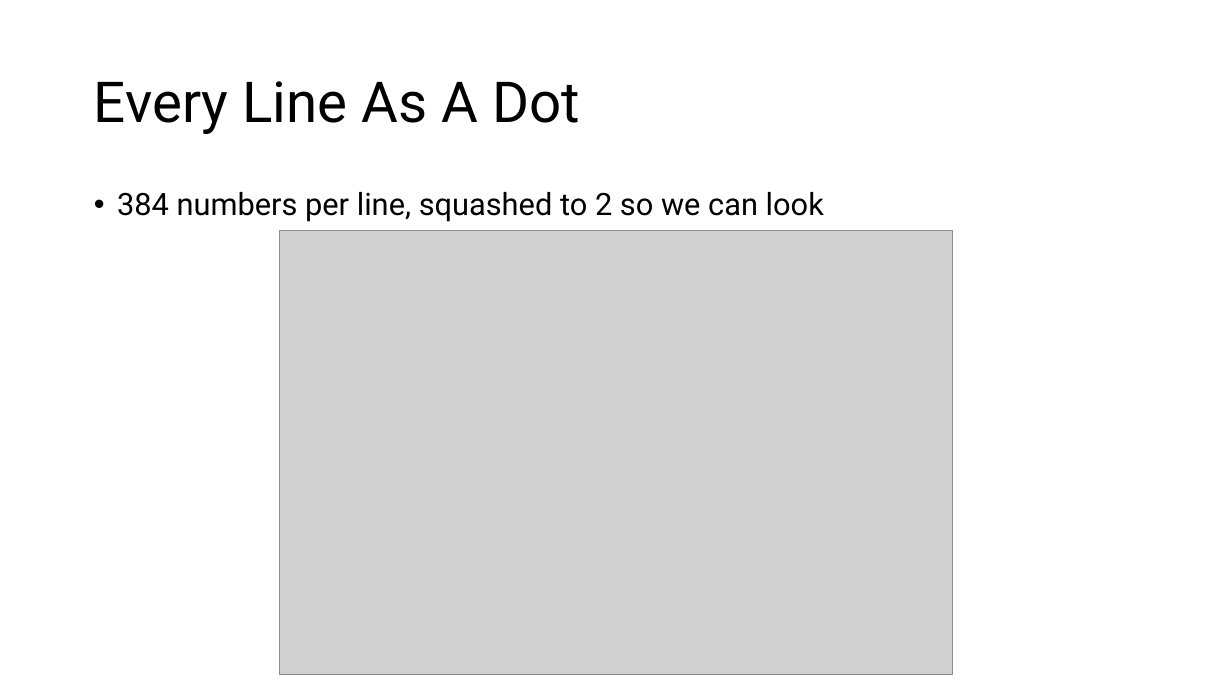
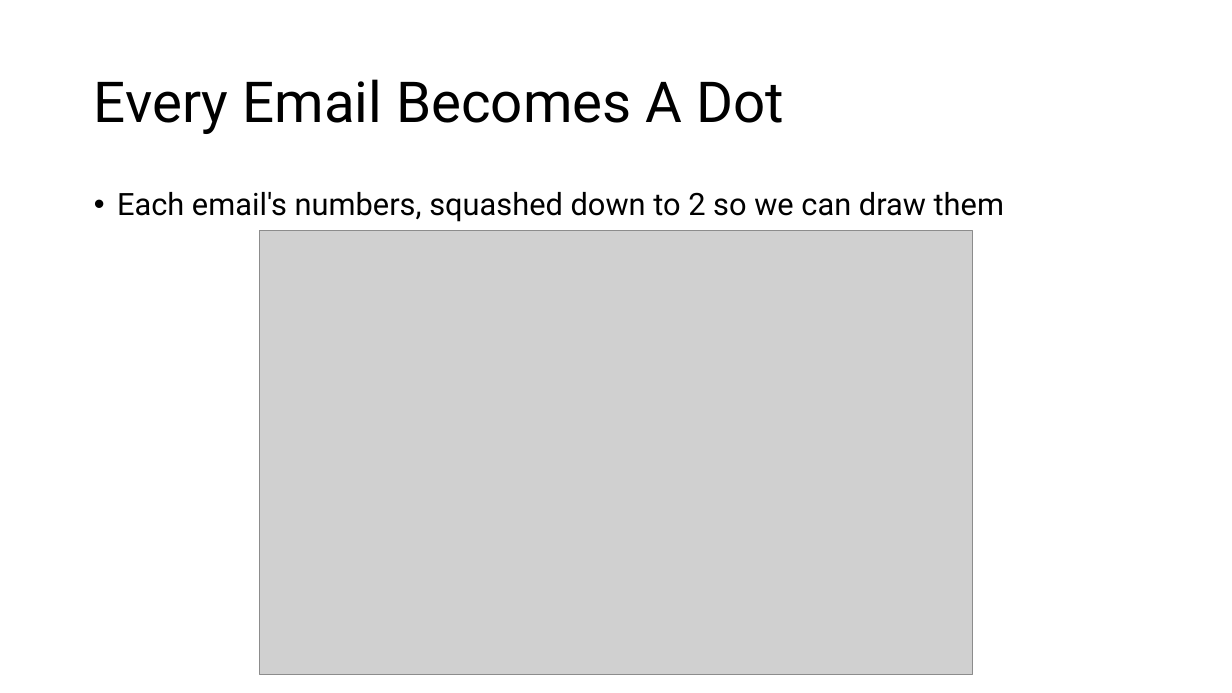
Before and after one commit to IslamTayeb/tzu-vs-taylor, a slide deck: slide 9 of slides/tzu_vs_taylor_lecture.pptx (slide 12 before the commit). Drawn at 1232x693 pixels with LibreOffice and Linux fonts; fonts in the diff are those of the drawing; grey boxes stand for pictures. Boxes give left, top, right and bottom in pixels: in the first picture for what was removed or moved away, otherwise in the second. Text is boxed around its words. In the diff, an @@ line names an element or a change of style, - is before the commit and + after.

```diff
--- a/slides/tzu_vs_taylor_lecture.pptx
+++ b/slides/tzu_vs_taylor_lecture.pptx
@@ title at box(94, 79, 784, 134): text changed @@
-Every Line As A Dot
+Every Email Becomes A Dot
@@ text at box(117, 192, 1004, 222): text changed @@
-• 384 numbers per line, squashed to 2 so we can look
+• Each email's numbers, squashed down to 2 so we can draw them
@@ picture: place and size @@
-picture at box(279, 231, 953, 675)
+picture at box(259, 231, 972, 675)
```
Also in this commit, not shown: 6 other slides changed, 7 slides added, 27 other files.
